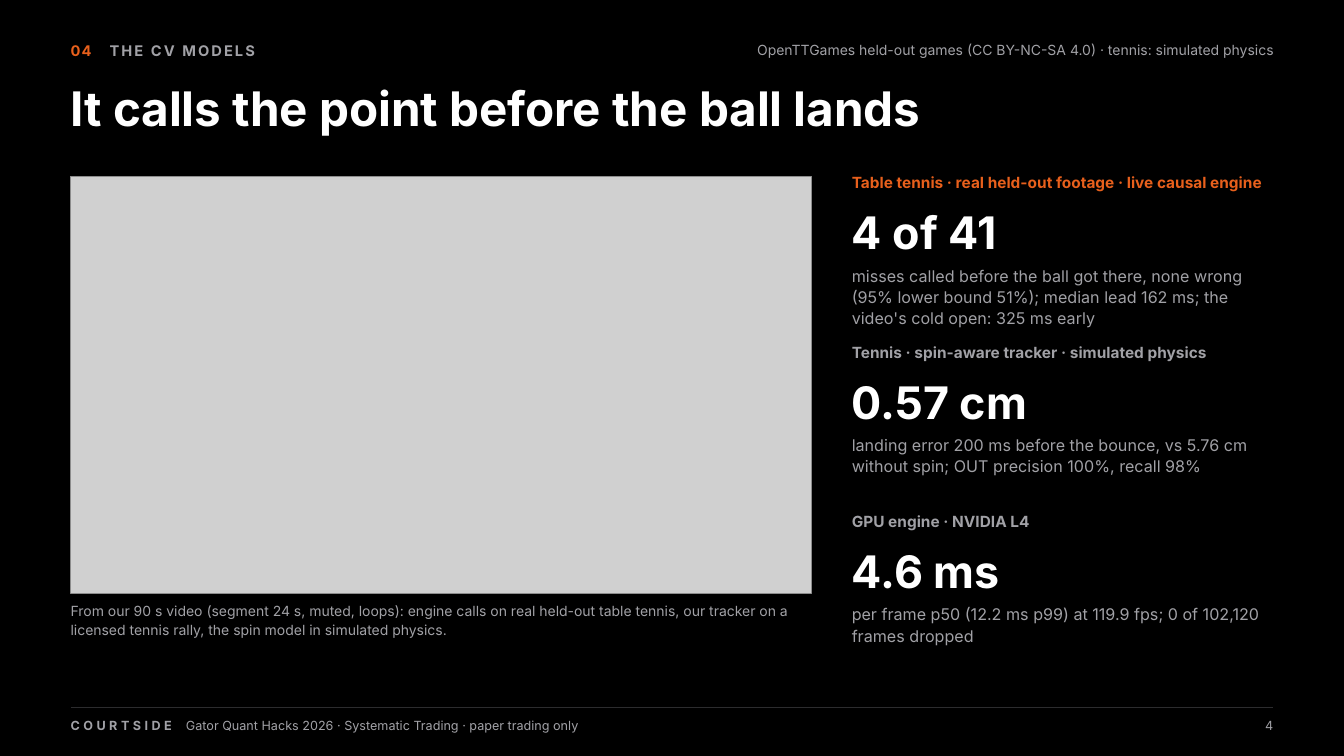
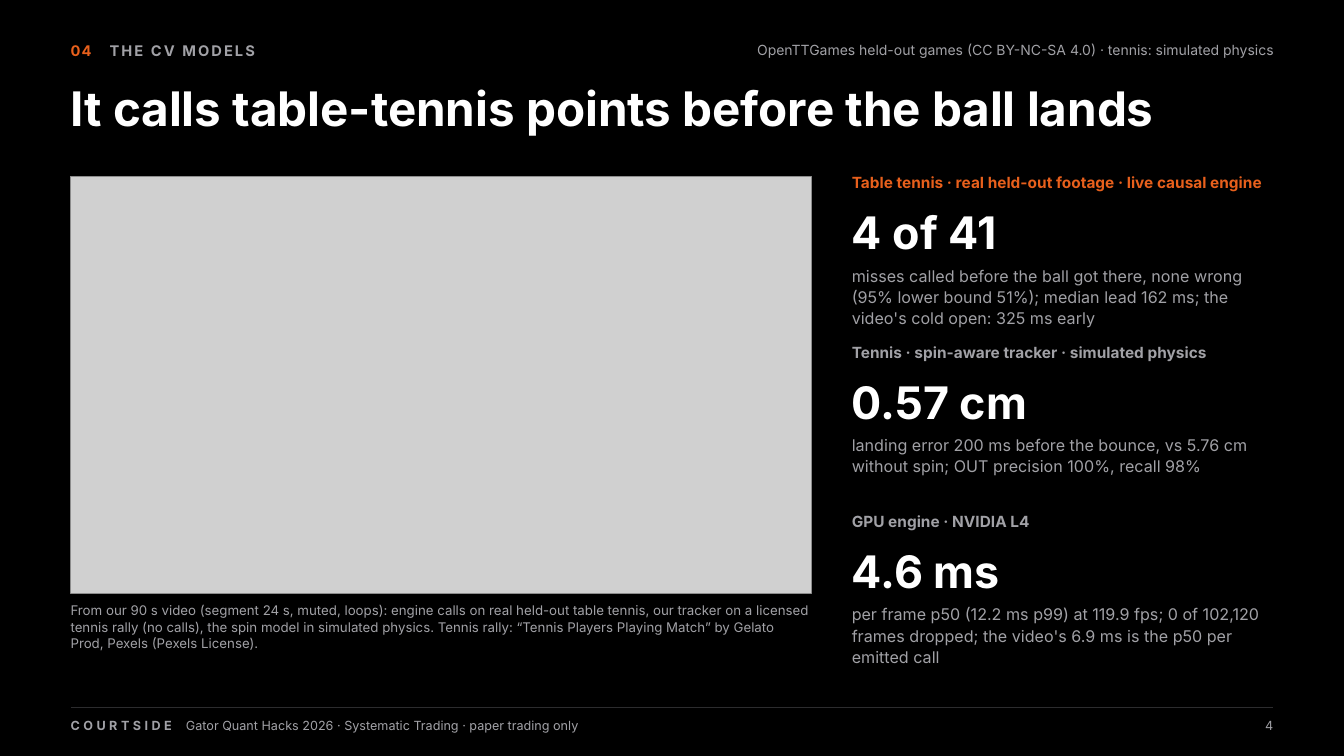
Before and after one commit to OjasMishra32/computervisionpredictivetabletennismoneymachineouuushiii, a slide deck: slide 4 of docs/deck/courtside.pptx. Drawn at 1344x756 pixels with LibreOffice and Linux fonts; fonts in the diff are those of the drawing; grey boxes stand for pictures. Boxes give left, top, right and bottom in pixels: in the first picture for what was removed or moved away, otherwise in the second. Text is boxed around its words. In the diff, an @@ line names an element or a change of style, - is before the commit and + after.

```diff
--- a/docs/deck/courtside.pptx
+++ b/docs/deck/courtside.pptx
@@ title at [71,89,1154,136]: text changed @@
-It calls the point before the ball lands
+It calls table-tennis points before the ball lands
@@ text at [71,605,808,650]: text changed; size 10 to 9.5 pt @@
-From our 90 s video (segment 24 s, muted, loops): engine calls on real held-out table tennis, our tracker on a licensed tennis rally, the spin model in simulated physics.
+From our 90 s video (segment 24 s, muted, loops): engine calls on real held-out table tennis, our tracker on a licensed tennis rally (no calls), the spin model in simulated physics. Tennis rally: “Tennis Players Playing Match” by Gelato Prod, Pexels (Pexels License).
@@ text at [852,607,1259,663]: text changed @@
-per frame p50 (12.2 ms p99) at 119.9 fps; 0 of 102,120 frames dropped
+per frame p50 (12.2 ms p99) at 119.9 fps; 0 of 102,120 frames dropped; the video's 6.9 ms is the p50 per emitted call
```
Also in this commit, not shown: 13 other slides changed, 41 other files.
